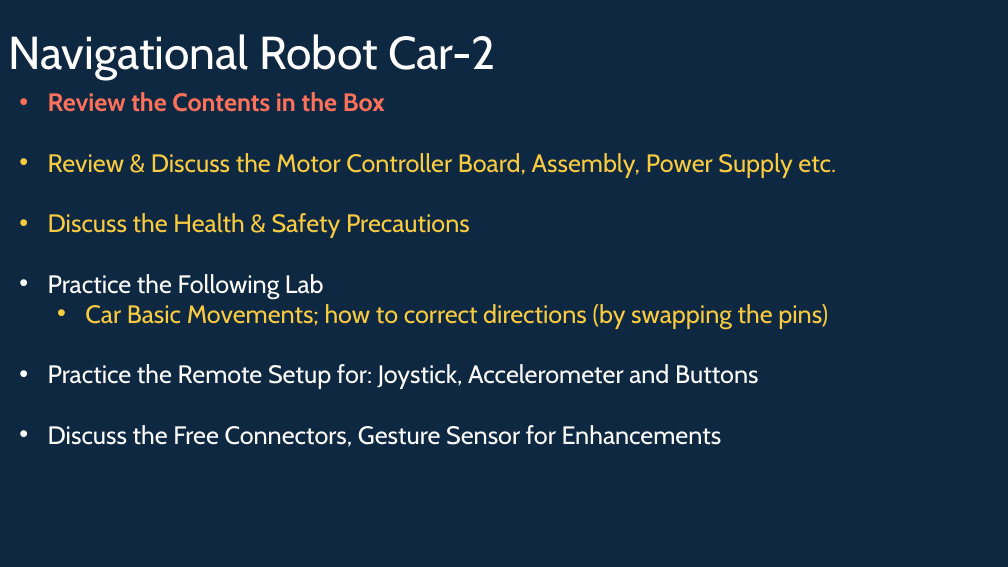
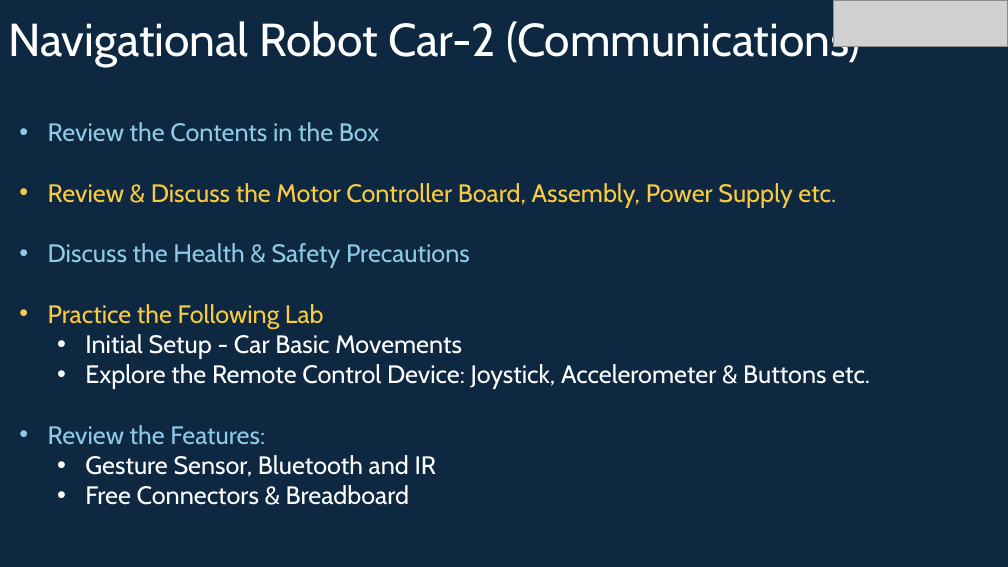
Before and after one commit to info-zas/Training, a slide deck: slide 2 of GPREC/05_Navigational_Robot_Car-2-Comms/ZASRobotics_Car-2.pptx. Drawn at 1008x567 pixels with LibreOffice and Linux fonts; fonts in the diff are those of the drawing; grey boxes stand for pictures. Boxes give left, top, right and bottom in pixels: in the first picture for what was removed or moved away, otherwise in the second. Text is boxed around its words. In the diff, an @@ line names an element or a change of style, - is before the commit and + after.

```diff
--- a/GPREC/05_Navigational_Robot_Car-2-Comms/ZASRobotics_Car-2.pptx
+++ b/GPREC/05_Navigational_Robot_Car-2-Comms/ZASRobotics_Car-2.pptx
@@ title at (8,17,860,67): text changed @@
-Navigational Robot Car-2
+Navigational Robot Car-2 (Communications)
@@ picture added at (833,0,1007,47) @@
@@ text at (48,122,470,329): text colour #FF715B to #8ECAE6, bold off in "Review the Contents in the Box"; text colour #F9CB40 to #8ECAE6 in "Discuss the Health & Safety Precautions"; text colour #FFFFFF to #F9CB40 in "Practice the Following Lab" @@
@@ text at (48,334,870,505): text changed @@
-  • Car Basic Movements; how to correct directions (by swapping the pins)
-• Practice the Remote Setup for: Joystick, Accelerometer and Buttons
-• Discuss the Free Connectors, Gesture Sensor for Enhancements
+  • Initial Setup - Car Basic Movements
+  • Explore the Remote Control Device: Joystick, Accelerometer & Buttons etc.
+• Review the Features:
+  • Gesture Sensor, Bluetooth and IR
+  • Free Connectors & Breadboard
```
Also in this commit, not shown: 7 other slides changed, 9 slides added, 4 slides removed.
